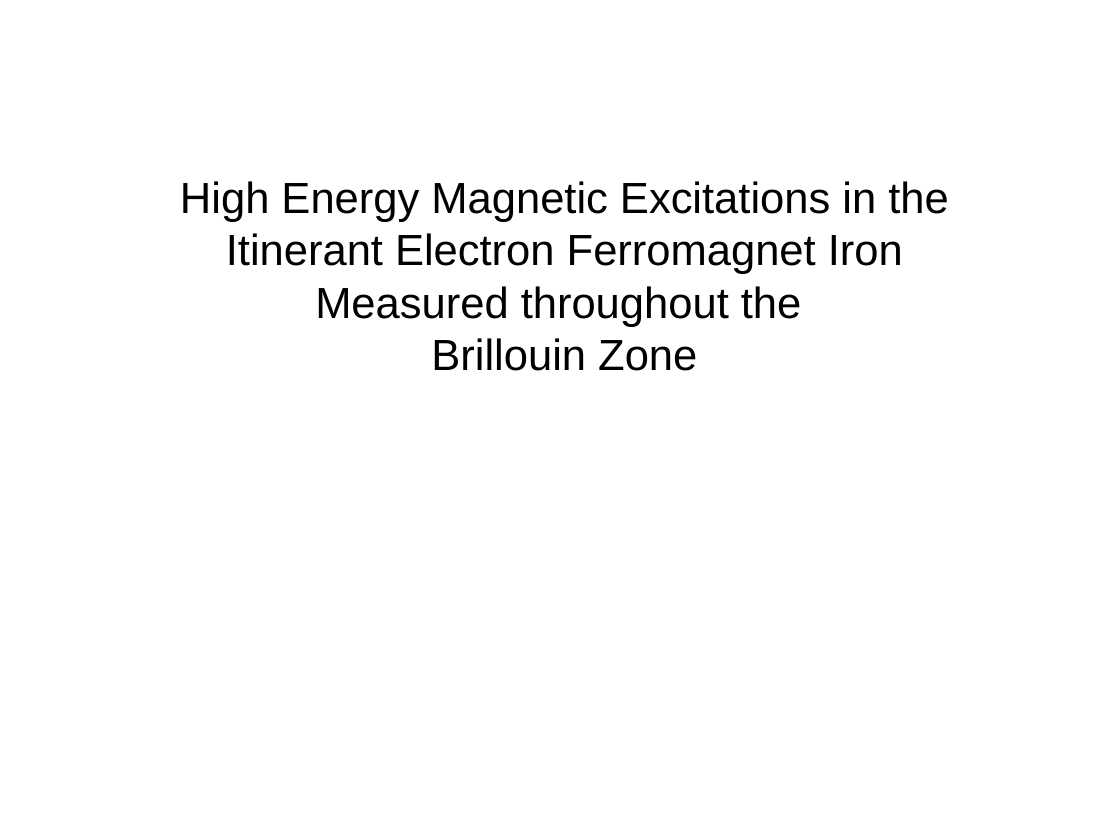
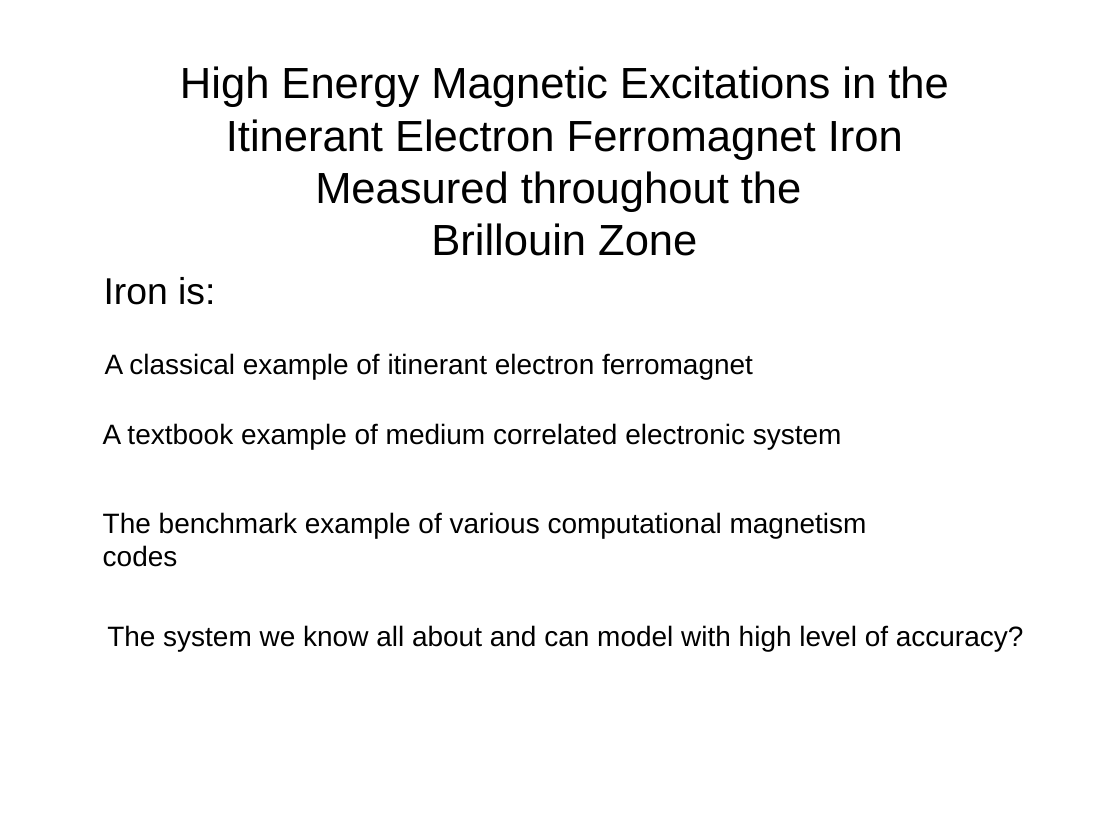
Before and after one commit to abuts/Fe, a slide deck: slide 1 of June2017/Icns2017/ICNS2017.ppt. Drawn at 1120x840 pixels with LibreOffice and Linux fonts; fonts in the diff are those of the drawing; background and template pictures are left out. Boxes give left, top, right and bottom in pixels: in the first picture for what was removed or moved away, otherwise in the second. Text is boxed around its words. In the diff, an @@ line names an element or a change of style, - is before the commit and + after.

```diff
--- a/June2017/Icns2017/ICNS2017.ppt
+++ b/June2017/Icns2017/ICNS2017.ppt
@@ text "High Energy Magnetic Excitations in ...": place and size @@
-text "High Energy Magnetic Excitations in ..." at (180, 181, 949, 371)
+text "High Energy Magnetic Excitations in ..." at (180, 66, 949, 256)
@@ text added at (104, 277, 215, 305), 24 pt, text #000000 @@
+Iron is:
@@ text added at (105, 353, 753, 379), 18 pt, text #000000 @@
+A classical example of itinerant electron ferromagnet
@@ text added at (103, 423, 842, 449), 18 pt, text #000000 @@
+A textbook example of medium correlated electronic system
@@ text added at (103, 512, 867, 567), 18 pt, text #000000 @@
+The benchmark example of various computational magnetism codes
@@ text added at (107, 625, 1024, 651), 18 pt, text #000000 @@
+The system we know all about and can model with high level of accuracy?
```
Also in this commit, not shown: 3 slides added, 2 slides removed, 4 other files.
